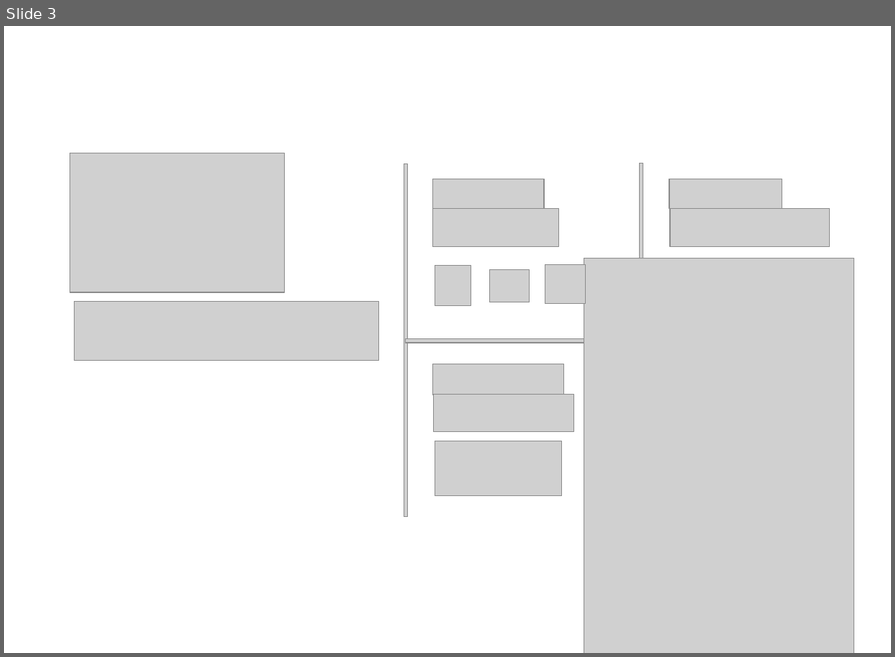
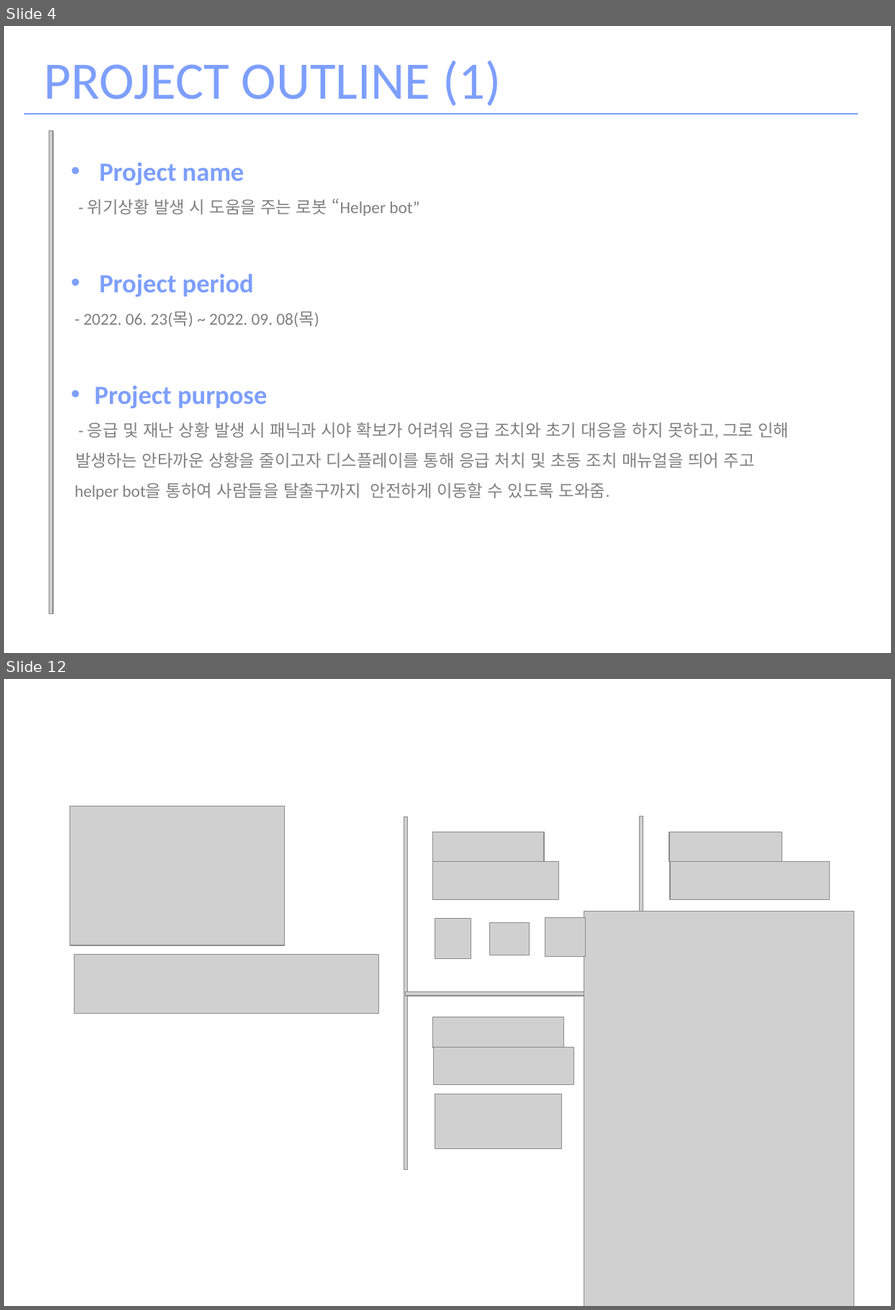
Before and after one commit to OhJaeGeun/IOT3_Project_helper_bot, a slide deck: Portfolio/HELPER_BOT_2.pptx. Shown one above the other, each under a label of ours: slide 3 before the commit, slides 4 and 12 after it; the slides between them are not shown. The pictures are 895x657 and 895x1310 pixels, drawn with LibreOffice and Linux fonts; fonts in the diff are those of the drawing; grey boxes stand for pictures. Boxes give left, top, right and bottom in pixels: in the first picture for what was removed or moved away, otherwise in the second. Text is boxed around its words. In the diff, an @@ line names an element or a change of style, - is before the commit and + after.

```diff
--- a/Portfolio/HELPER_BOT_2.pptx
+++ b/Portfolio/HELPER_BOT_2.pptx
@@ slide 4 added at (x1=4, y1=26, x2=891, y2=653), background #FFFFFF @@
@@ text added at (x1=44, y1=61, x2=501, y2=106), 50 pt, text #7D9FFD @@
+PROJECT OUTLINE (1)
@@ line added from (24, 114) to (859, 114), #7D9FFD 1.5 pt @@
@@ picture added at (x1=49, y1=130, x2=53, y2=614) @@
@@ text added at (x1=75, y1=162, x2=789, y2=500), 16 pt, text #808080 @@
+• Project name
+- 위기상황 발생 시 도움을 주는 로봇 “Helper bot”
+• Project period
+- 2022. 06. 23(목) ~ 2022. 09. 08(목)
+• Project purpose
+- 응급 및 재난 상황 발생 시 패닉과 시야 확보가 어려워 응급 조치와 초기 대응을 하지 못하고, 그로 인해
+발생하는 안타까운 상황을 줄이고자 디스플레이를 통해 응급 처치 및 초동 조치 매뉴얼을 띄어 주고
+helper bot을 통하여 사람들을 탈출구까지 안전하게 이동할 수 있도록 도와줌.
@@ what was slide 3 is now slide 12 @@
```
Also in this commit, not shown: 2 slides changed, 9 other slides added, 2 slides removed, 14 other files.
